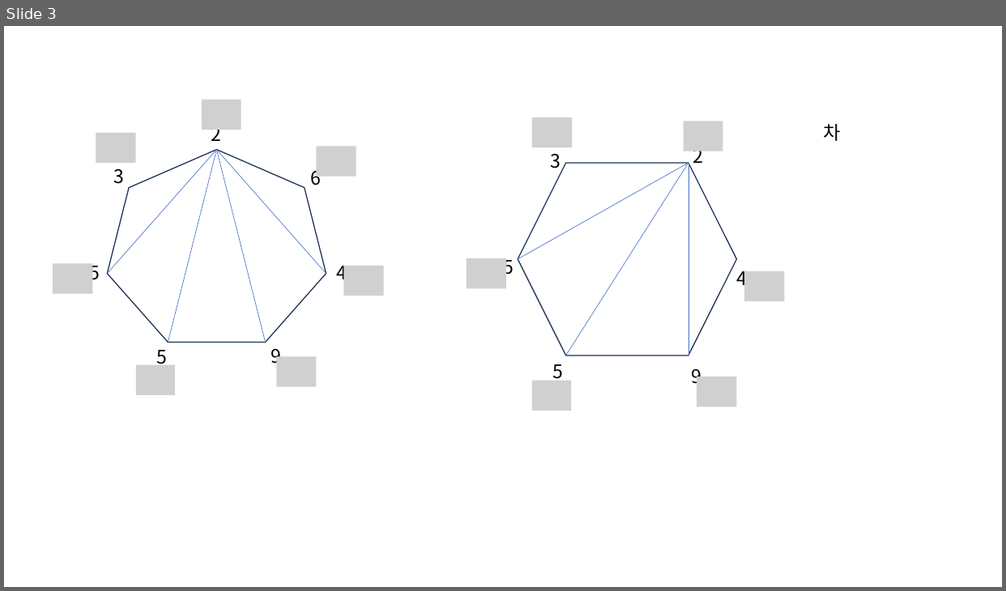
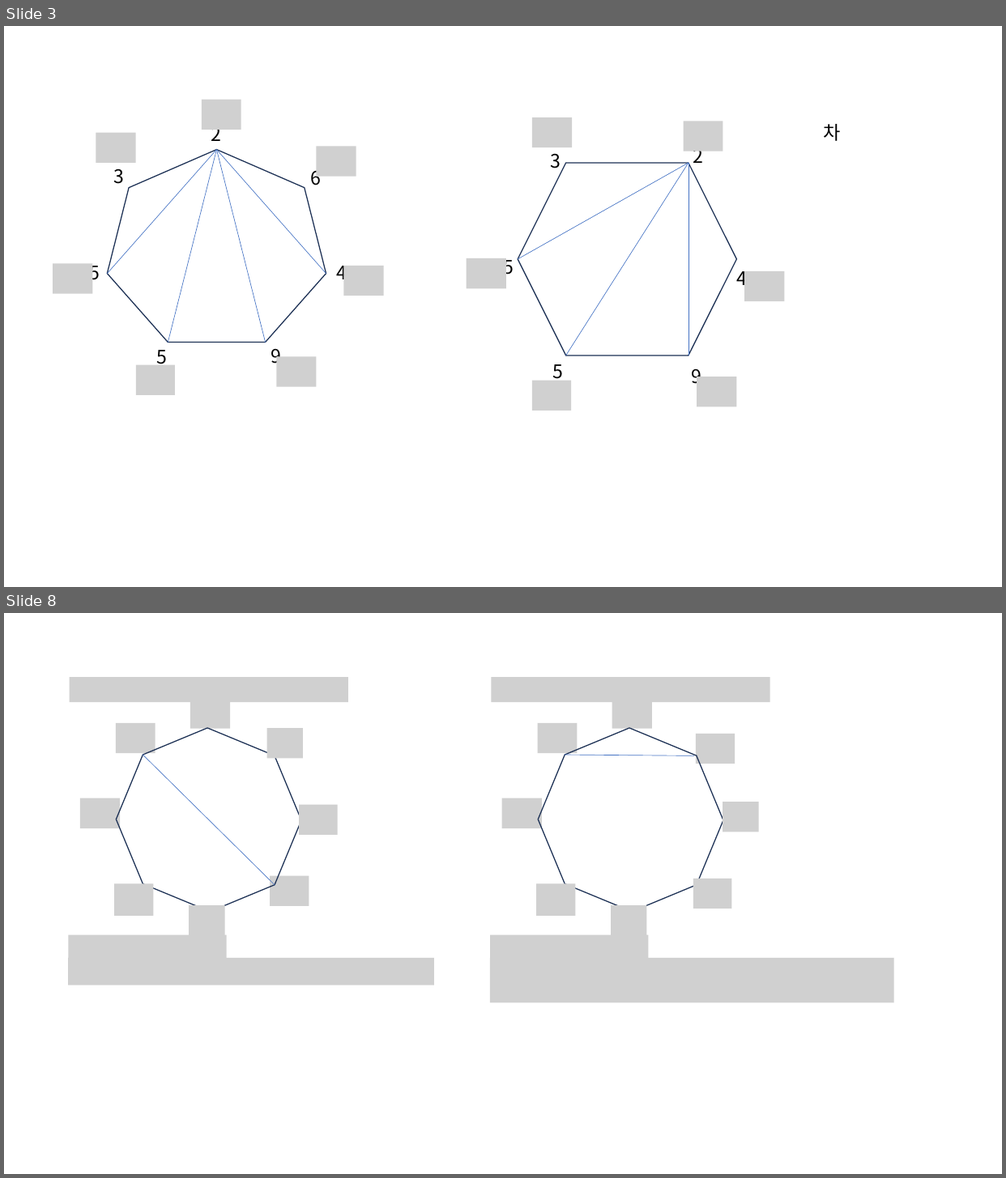
Before and after one commit to kimjiil/kimjiil.github.io, a slide deck: assets/images/2023-08-16-algorithm_study_00/HuShing 그림자료.pptx. Shown one above the other, each under a label of ours: slide 3 before the commit, slides 3 and 8 after it; the slides between them are not shown. The pictures are 1006x591 and 1006x1178 pixels, drawn with LibreOffice and Linux fonts; fonts in the diff are those of the drawing; grey boxes stand for pictures. Boxes give left, top, right and bottom in pixels: in the first picture for what was removed or moved away, otherwise in the second. Text is boxed around its words. In the diff, an @@ line names an element or a change of style, - is before the commit and + after.

```diff
--- a/assets/images/2023-08-16-algorithm_study_00/HuShing 그림자료.pptx
+++ b/assets/images/2023-08-16-algorithm_study_00/HuShing 그림자료.pptx
@@ slide 8 added at box(4, 613, 1002, 1174), background #FFFFFF @@
@@ picture added at box(69, 677, 348, 703) @@
@@ picture added at box(492, 677, 770, 703) @@
@@ octagon added at box(97, 709, 321, 931), outline #1E3256 1 pt @@
@@ picture added at box(190, 698, 230, 728) @@
@@ octagon added at box(519, 709, 743, 931), outline #1E3256 1 pt @@
@@ picture added at box(612, 698, 652, 728) @@
@@ picture added at box(116, 723, 155, 753) @@
@@ picture added at box(266, 728, 303, 758) @@
@@ picture added at box(538, 723, 577, 753) @@
@@ picture added at box(696, 734, 735, 764) @@
@@ line added from (143, 755) to (275, 884), #4472C4 0.5 pt @@
@@ line added from (565, 755) to (694, 756), #4472C4 0.5 pt @@
@@ picture added at box(80, 798, 120, 828) @@
@@ picture added at box(299, 805, 337, 835) @@
@@ picture added at box(502, 798, 542, 828) @@
@@ picture added at box(722, 802, 759, 832) @@
@@ picture added at box(270, 875, 309, 905) @@
@@ picture added at box(693, 879, 731, 909) @@
@@ picture added at box(114, 884, 153, 916) @@
@@ picture added at box(536, 884, 575, 916) @@
@@ picture added at box(189, 905, 225, 935) @@
@@ picture added at box(612, 905, 647, 935) @@
@@ picture added at box(68, 935, 226, 960) @@
@@ picture added at box(491, 935, 649, 960) @@
@@ picture added at box(68, 958, 434, 985) @@
@@ picture added at box(490, 958, 894, 1003) @@
```
Also in this commit, not shown: 4 other slides added, 4 other files.
